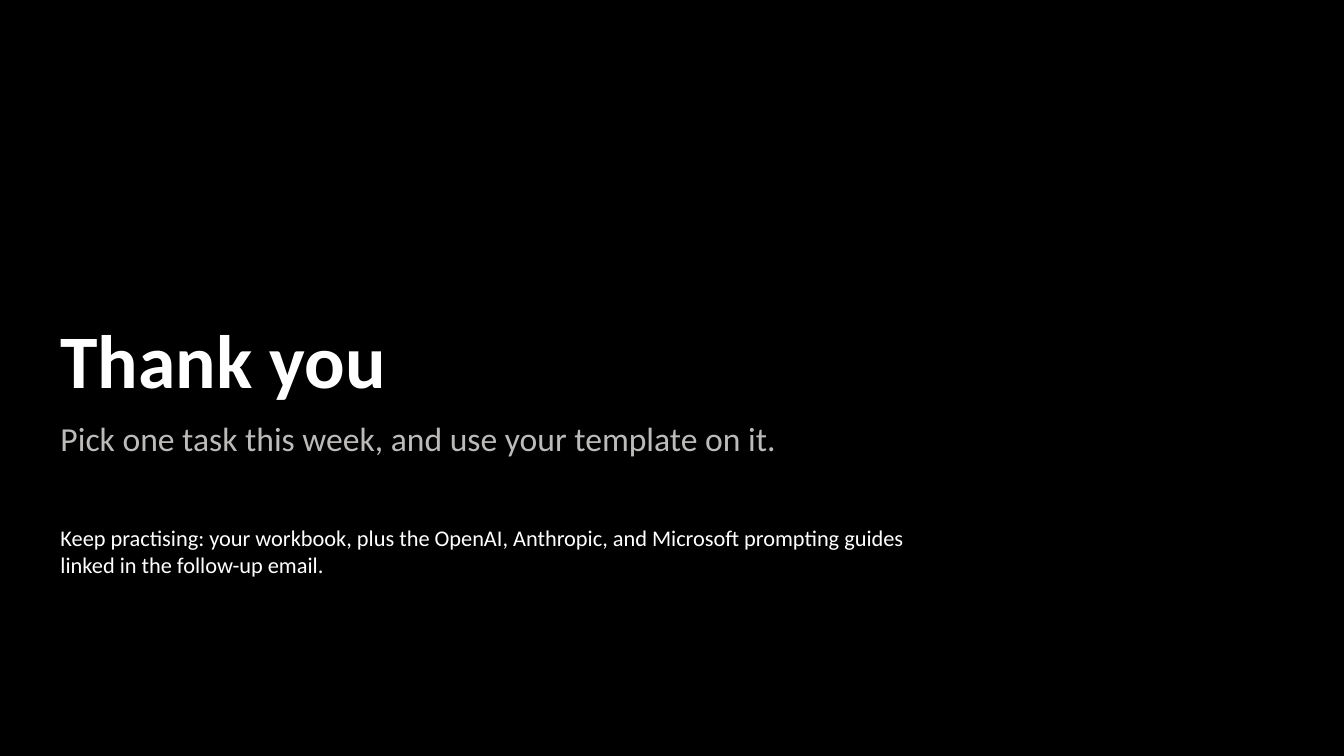
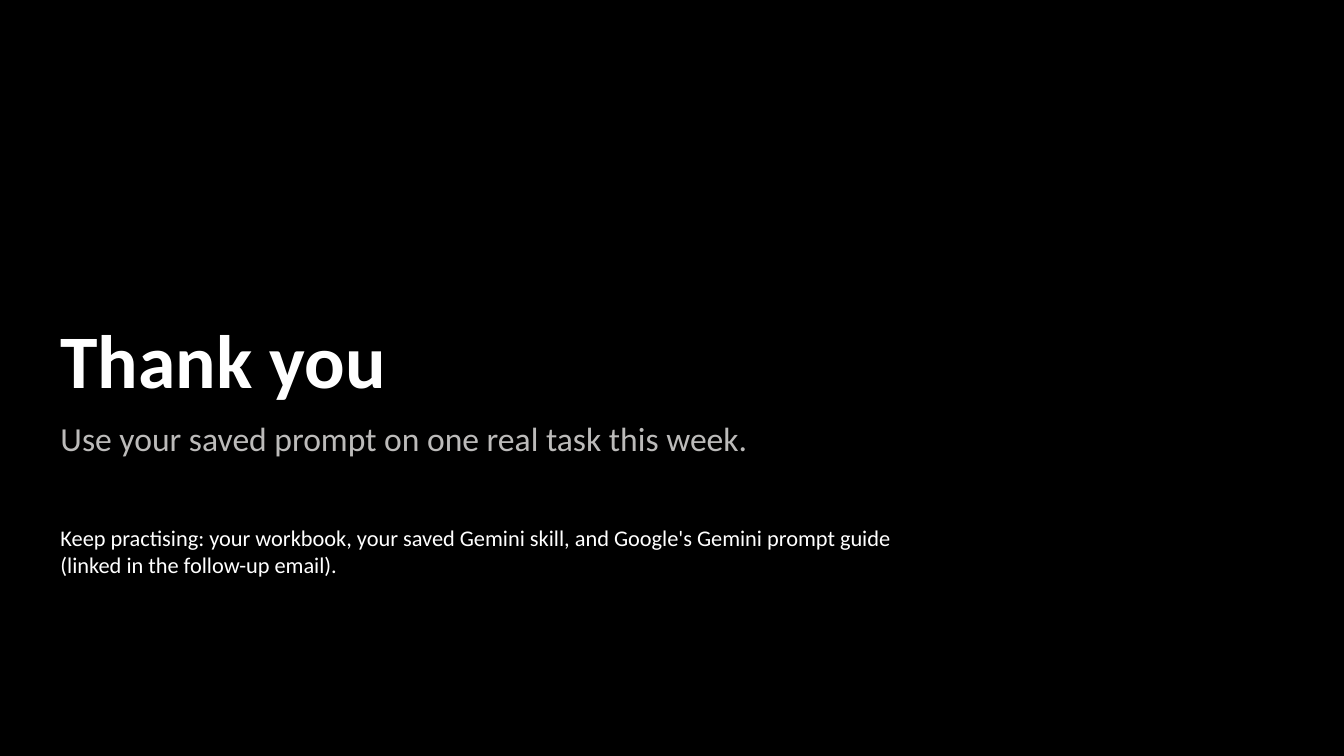
Before and after one commit to DataHurdler/pb-group-D, a slide deck: slide 43 of materials/slides/prompt-engineering-essentials.pptx (slide 52 before the commit). Drawn at 1344x756 pixels with LibreOffice and Linux fonts; fonts in the diff are those of the drawing; background and template pictures are left out. Boxes give left, top, right and bottom in pixels: in the first picture for what was removed or moved away, otherwise in the second. Text is boxed around its words. In the diff, an @@ line names an element or a change of style, - is before the commit and + after.

```diff
--- a/materials/slides/prompt-engineering-essentials.pptx
+++ b/materials/slides/prompt-engineering-essentials.pptx
@@ text at (x1=60, y1=427, x2=747, y2=457): text changed @@
-Pick one task this week, and use your template on it.
+Use your saved prompt on one real task this week.
@@ text at (x1=60, y1=530, x2=890, y2=577): text changed @@
-Keep practising: your workbook, plus the OpenAI, Anthropic, and Microsoft prompting guides linked in the follow-up email.
+Keep practising: your workbook, your saved Gemini skill, and Google's Gemini prompt guide (linked in the follow-up email).
```
Also in this commit, not shown: 32 other slides changed, 2 slides added, 11 slides removed, 21 other files.
